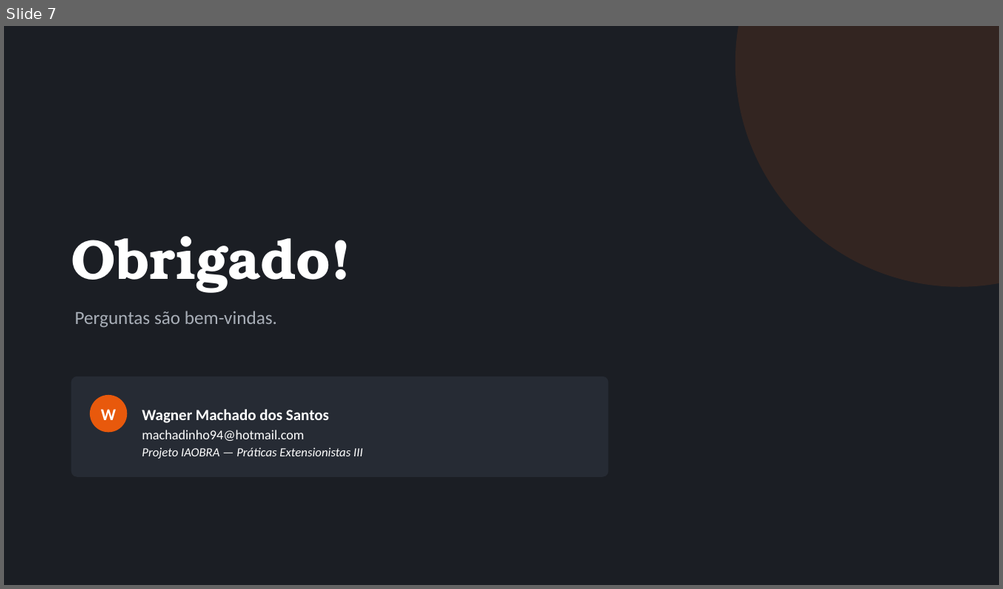
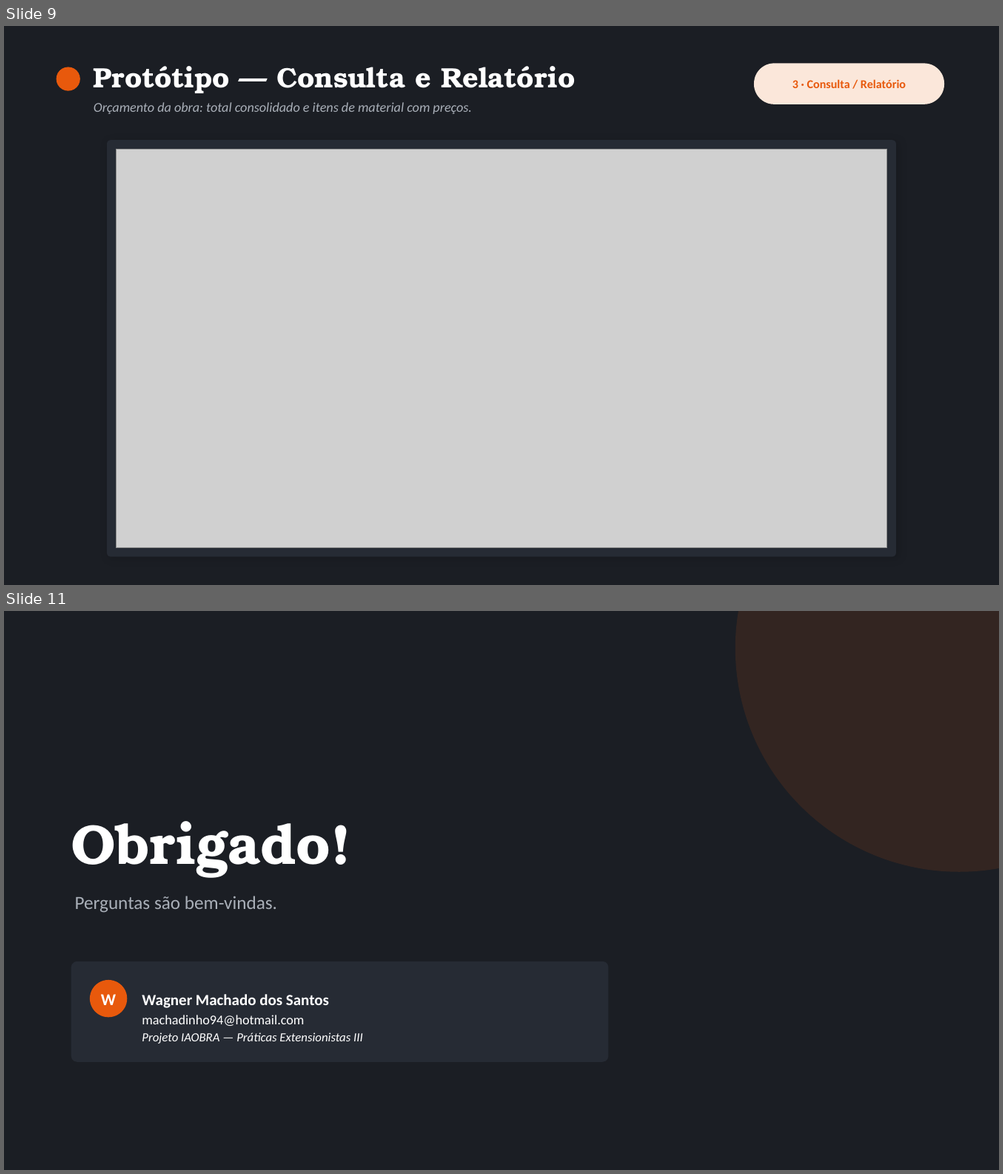
Before and after one commit to machadods/iaobra, a slide deck: doc/IAOBRA_Apresentacao.pptx. Shown one above the other, each under a label of ours: slide 7 before the commit, slides 9 and 11 after it; the slides between them are not shown. The pictures are 1003x589 and 1003x1174 pixels, drawn with LibreOffice and Linux fonts; fonts in the diff are those of the drawing; grey boxes stand for pictures. Boxes give left, top, right and bottom in pixels: in the first picture for what was removed or moved away, otherwise in the second. Text is boxed around its words. In the diff, an @@ line names an element or a change of style, - is before the commit and + after.

```diff
--- a/doc/IAOBRA_Apresentacao.pptx
+++ b/doc/IAOBRA_Apresentacao.pptx
@@ slide 9 added at [4, 26, 999, 585], background #1B1E24 @@
@@ ellipse added at [57, 67, 80, 91], fill #E8590C @@
@@ text added at [94, 66, 575, 93], 27 pt, text #FFFFFF, bold @@
+Protótipo — Consulta e Relatório
@@ rounded rectangle added at [754, 63, 944, 104], fill #FBE7DA @@
@@ text added at [792, 79, 905, 88], 11.5 pt, text #E8590C, bold @@
+3 · Consulta / Relatório
@@ text added at [94, 102, 472, 114], 13 pt, text #A9AFB8, italic @@
+Orçamento da obra: total consolidado e itens de material com preços.
@@ rounded rectangle added at [107, 140, 896, 557], fill #262B34 @@
@@ picture added at [116, 149, 887, 548] @@
@@ what was slide 7 is now slide 11 @@
```
Also in this commit, not shown: 5 slides changed, 3 other slides added, 9 other files.
